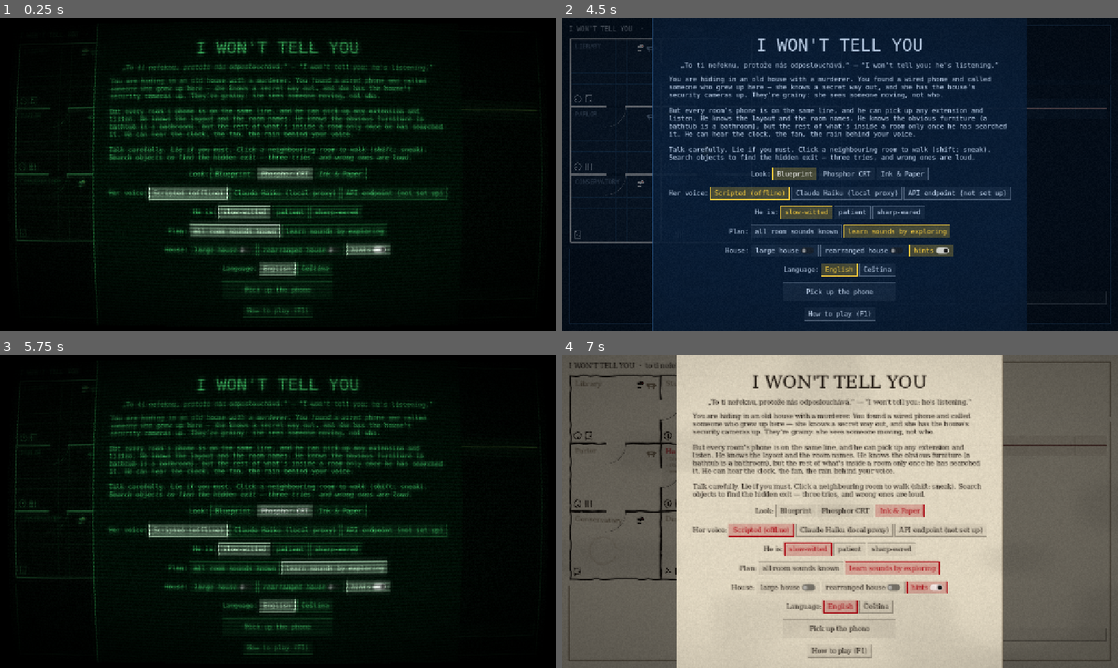
Above: before the commit, frames 1-4 (two rows, left to right).
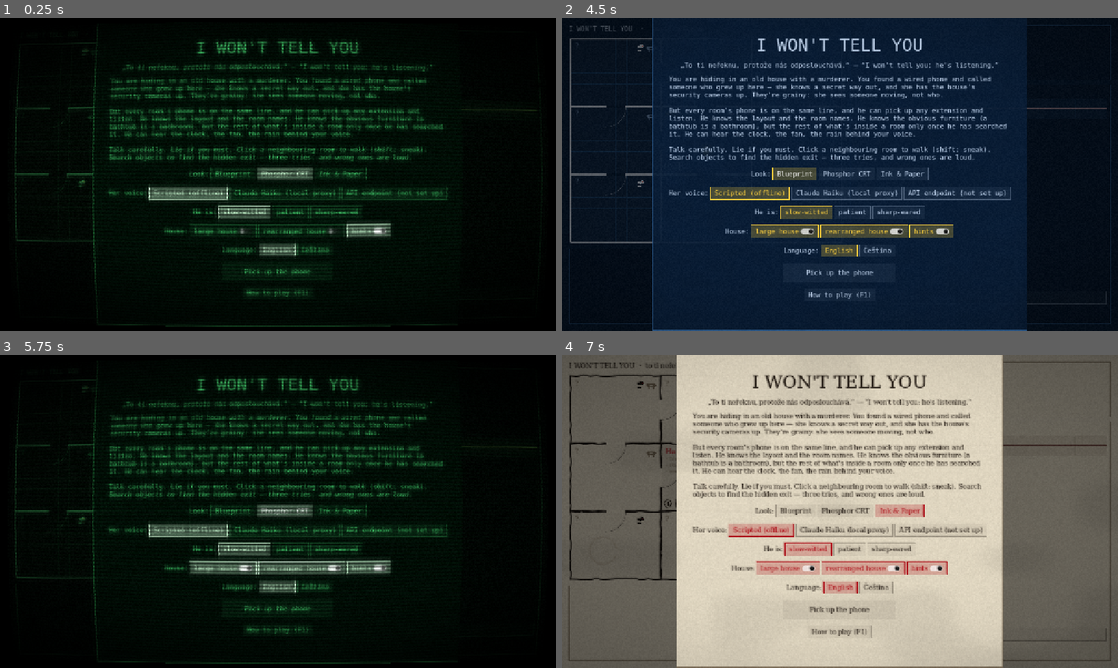
Above: after the commit, the same moments.

Repository: Vikvam/oiside-jam-2610
Game: Godot game, scene res://main.tscn
The game is run twice, just before and just after one commit, with the same random seed, the same clock (stepped at 60 frames per second) and the same inputs.
Inputs (mouse positions are in pixels of both pictures, inside the frame that each line leads up to):
- Up to frame 1 (0.25 s): no input
- Up to frame 2 (4.5 s): click (979, 296) at 0.52 s; type "12" at 0.6 s; click (795, 230) at 1.25 s, where only the run before the commit has a clickable "all room sounds known"; click (895, 230) at 2 s, where only the run before the commit has a clickable "learn sounds by exploring"; click "Tap [Ctrl+T]" at 2.75 s; click (923, 312) at 3.5 s; click "Blueprint" at 4.25 s
- Up to frame 3 (5.75 s): click "Phosphor CRT" at 5 s
- Up to frame 4 (7 s): click "Ink & Paper" at 5.75 s; click "Tap [Ctrl+T]" at 6.5 s

The runs differ from the first frame. In frame 1, 3.1% of the frame differs, in the area x 3-79%, y 25-99%; in frame 2, 3.0%; in frame 3, 2.9%; in frame 4, 3.2%, in the area x 2-80%, y 8-100%.

Commit message:
Fog of war, her guess said out loud, backing out of his room
- Unvisited rooms show only walls, doors, phone and camera ('?')
- She tells you where she thinks you are via a nickname or an
  unremarkable object; dashed guess box off by default
- Gentle/normal: walking into him = you back out and he chases you
- Off-camera warning, no 'west then west', Czech grammar fixes

Co-Authored-By: Claude Opus 5.5 <noreply@anthropic.com>

Diff:
--- a/scripts/audio/sfx.gd
+++ b/scripts/audio/sfx.gd
@@ -249,7 +249,7 @@
 		"presence":
 			one_shot_panned("breath", "Walls", -6.0, pan_for(d.dir))
 			danger = maxf(danger, 0.75)
-		"murderer_in_room", "murderer_searching":
+		"murderer_in_room", "murderer_searching", "backed_out":
 			one_shot("breath", "Room", -4.0, 0.85)
 			steps(2 if t == "murderer_in_room" else 4, true, "Room", -2.0, 0.6)
 			danger = 1.0
--- a/scripts/core/game.gd
+++ b/scripts/core/game.gd
@@ -624,18 +624,20 @@
 			moving_to = ""
 			facing = house.door_to(from, player_room)
 			trail.append(player_room)
-			_cam(player_room, "in", house.door_to(player_room, from), "p")
-			var first := not visited.has(player_room)
-			visited[player_room] = true
-			emit("player_arrive", {"room": player_room, "from": from, "first": first})
-			_presence_timer = 0.0
-			_check_presence(true)
-			murderer.on_player_step(player_room, sneaking)
 			if murderer.room == player_room:
-				_end(false, "walked_in")
-				return
-			if house.rooms[player_room].phone and not receiver_up:
-				pass  # player picks up manually
+				if difficulty == "hard":
+					_end(false, "walked_in")
+					return
+				visited[player_room] = true  # you did get a glimpse of it
+				_back_out(from)
+			else:
+				_cam(player_room, "in", house.door_to(player_room, from), "p")
+				var first := not visited.has(player_room)
+				visited[player_room] = true
+				emit("player_arrive", {"room": player_room, "from": from, "first": first})
+				_presence_timer = 0.0
+				_check_presence(true)
+				murderer.on_player_step(player_room, sneaking)
 	if busy != "":
 		busy_timer -= dt
 		if busy_timer <= 0.0:
@@ -679,6 +681,17 @@
 				_end(false, "caught")
 
 
+## Gentle/normal: you open the door, he's right there — you stumble back the
+## way you came, and now he knows exactly where you are. Run, or hide.
+func _back_out(from: String) -> void:
+	var dir := house.door_to(from, player_room)
+	player_room = from
+	trail.append(from)
+	facing = House.opposite(dir)
+	emit("backed_out", {"dir": dir})
+	murderer.saw_player(from)
+
+
 func _check_presence(arrived: bool) -> void:
 	## Standing still next door? You hear him behind that door.
 	_presence_timer = randf_range(5.0, 8.0)
--- a/scripts/core/loc.gd
+++ b/scripts/core/loc.gd
@@ -42,8 +42,8 @@
 	"start": ["Pick up the phone", "Zvednout telefon"],
 	"howto": ["How to play (F1)", "Jak hrát (F1)"],
 	"help_body": [
-		"[b]HE HEARS[/b] (when he's on an extension)\n· every word …(2079 unchanged characters)… Ctrl+H: hang up / pick up · F2: look · F4: her guess · F6: screen effects on/off",
-		"[b]ON SLYŠÍ[/b] (když je na lince)\n· každé slovo tvoje i …(1888 unchanged characters)… l+H: zavěsit / zvednout · F2: vzhled · F4: její odhad · F6: efekty obrazovky",
+		"[b]HE HEARS[/b] (when he's on an extension)\n· every word …(2079 unchanged characters)… Ctrl+H: hang up / pick up · F2: look · F6: screen effects on/off",
+		"[b]ON SLYŠÍ[/b] (když je na lince)\n· každé slovo tvoje i …(1888 unchanged characters)… l+H: zavěsit / zvednout · F2: vzhled · F6: efekty obrazovky",
 	],
 	"close": ["Close", "Zavřít"],
 	"stats": ["calls made: %d  ·  escapes: %d", "hovorů: %d  ·  útěků: %d"],
@@ -222,6 +222,8 @@
 	"m_talked_feat": ["They talked about: %s", "Mluvili o: %s"],
 	"m_found_exit": ["Found it. A hidden way out, %s. Nobody leaves.", "Mám to. Tajný východ, %s. Nikdo neodejde."],
 	"m_no_exit": ["Nothing hidden %s.", "Nic tajného %s."],
+	"m_saw": ["Saw them in the doorway. Got you", "Viděl jsem je ve dveřích. Mám tě"],
+	"backed_out": ["You open the door — HE IS RIGHT THERE. You stumble back through the %s door. He's coming. Run or hide!", "Otevřeš dveře — STOJÍ PŘÍMO TAM. Couvneš zpátky %s dveřmi. Jde po tobě. Utíkej, nebo se schovej!"],
 	"m_bored": ["Nobody's coming. Time to flush them out — the exit will keep.", "Nikdo nejde. Půjdu je vyplašit — východ počká."],
 	"m_fresh": ["A fresh lead. I'll leave the exit for a moment.", "Čerstvá stopa. Na chvíli nechám východ být."],
 	"m_going": ["Going for %s.", "Jdu %s."],
--- a/scripts/core/murderer.gd
+++ b/scripts/core/murderer.gd
@@ -436,6 +436,13 @@
 	_go(t, "phone")
 
 
+## He saw the player in a doorway: no doubt where they went.
+func saw_player(r: String) -> void:
+	_set_candidates([r], Loc.t("m_saw"), true, "seen")
+	_stop_listening()
+	_go(r, "hunt")
+
+
 ## Stand still for at least `t` seconds (searching the room the player is in).
 func hold(t: float) -> void:
 	state = S.THINK
--- a/scripts/main.gd
+++ b/scripts/main.gd
@@ -417,22 +417,9 @@
 			difficulty = df[0]
 			_refresh_title_buttons())
 		row3.add_child(b)
+	# (The "plan: all sounds / explore" toggle is gone: unexplored rooms are
+	# always unknown now.)
 	var row4 := HBoxContainer.new()
-	row4.alignment = BoxContainer.ALIGNMENT_CENTER
-	v.add_child(row4)
-	var lab4 := Label.new()
-	lab4.text = Loc.t("plan")
-	row4.add_child(lab4)
-	for pm in [[false, Loc.t("plan_full")], [true, Loc.t("plan_explore")]]:
-		var b := Button.new()
-		b.text = pm[1]
-		b.toggle_mode = true
-		b.name = "plan_" + ("explore" if pm[0] else "full")
-		b.pressed.connect(func():
-			explore_mode = pm[0]
-			_refresh_title_buttons())
-		row4.add_child(b)
-	row4 = HBoxContainer.new()
 	row4.alignment = BoxContainer.ALIGNMENT_CENTER
 	v.add_child(row4)
 	var lab4b := Label.new()
@@ -524,8 +511,6 @@
 		n.button_pressed = n.name == "backend_" + backend
 	for n in title_layer.find_children("diff_*", "Button", true, false):
 		n.button_pressed = n.name == "diff_" + difficulty
-	for n in title_layer.find_children("plan_*", "Button", true, false):
-		n.button_pressed = n.name == ("plan_explore" if explore_mode else "plan_full")
 
 
 func _build_over() -> void:
--- a/scripts/rescuer/mock_rescuer.gd
+++ b/scripts/rescuer/mock_rescuer.gd
@@ -30,6 +30,8 @@
 var played_along := false
 var confirm_room := ""    # asked "was that you on the camera?" about this room
 var warned := ""          # "him|guess" she last warned about
+var told_guess := ""      # the room she last told the player she thinks they're in
+var _blind_n := 0
 var last_draft_urgent := false
 var _toggles: Array = []  # [[t, on]] the player's pickups / hang-ups
 var _pending := -1.0
@@ -40,11 +42,14 @@
 	"en": {
 		"cautious": ["Shh. Someone else is on the line. I'll whisper.", "A click. He's listening. Carefully now."],
 		"wait_quiet": ["Not now. Tap twice when he's gone.", "He's still there. Two taps when it's clear."],
-		"ask_feat": ["Listen. Is there a %s in that room, even if it's quiet now? One tap yes, two no.", "I can't tell where you are. Is there a %s near you? Tap once for yes, twice for no."],
+		"ask_feat": ["Listen. Is there a %s in that room, even if it's quiet now? One tap yes, two no.", "I can't tell where you are. Is there a %s in your room? Tap once for yes, twice for no."],
 		"things": {"clock": "clock", "fan": "fan", "rain": "window", "radiator": "radiator"},
 		"lost": ["I can't see you on any camera. Tell me one thing you can see — a nickname, if you can. Not the room.", "Where are you? Something small. Something only we'd know."],
 		"step": ["Okay. Take %s. Then call me again.", "%s. Go. Call me from the next phone.", "Take %s. Quietly."],
 		"step2": ["Take %s, then %s. No phone in between, so remember it.", "%s — then %s. Don't stop in between."],
+		"step2_same": ["Take %s, and keep going the same way through the next room.", "%s — and straight on through the next room too."],
+		"you_are": ["You're by %s, right? ", "I think you're where %s is. "],
+		"blind": [" I can't see him anywhere. Listen at the door before you open it.", " He's off the cameras. Listen before every door."],
 		"nick_go": ["Go to %s. Call me from there.", "Make for %s. Quietly."],
 		"exit_nick": ["That's the room. Search %s. You know what I mean.", "You're there. It's %s. Go."],
 		"exit_obj": ["You're in the right room. Search the %s.", "This is it. The %s. Go."],
@@ -63,11 +68,14 @@
 	"cs": {
 		"cautious": ["Pst. Na lince je ještě někdo. Budu šeptat.", "Cvaklo to. Poslouchá. Teď opatrně."],
 		"wait_quiet": ["Teď ne. Ťukni dvakrát, až bude pryč.", "Pořád tam je. Dvě ťuknutí, až bude čisto."],
-		"ask_feat": ["Poslouchej. Je v té místnosti %s, i když je teď potichu? Jedno ťuknutí ano, dvě ne.", "Nevím, kde jsi. Je u tebe %s? Ťukni jednou pro ano, dvakrát pro ne."],
+		"ask_feat": ["Poslouchej. Máš v té místnosti %s? I kdyby teď bylo ticho. Jedno ťuknutí ano, dvě ne.", "Nevím, kde jsi. Máš u sebe v místnosti %s? Ťukni jednou pro ano, dvakrát pro ne."],
 		"things": {"clock": "hodiny", "fan": "větrák", "rain": "okno", "radiator": "radiátor"},
 		"lost": ["Na žádné kameře tě nevidím. Řekni mi jednu věc, kterou vidíš — přezdívku, jestli můžeš. Ne místnost.", "Kde jsi? Něco malého. Něco, co víme jen my dva."],
 		"step": ["Dobře. Jdi %s. Pak mi zase zavolej.", "Jdi %s. Zavolej mi z dalšího telefonu.", "Jdi %s. Potichu."],
 		"step2": ["Jdi %s a pak %s. Mezi tím není telefon, tak si to pamatuj.", "Jdi %s — a pak %s. Nezastavuj se."],
+		"step2_same": ["Jdi %s a v další místnosti pokračuj stejným směrem.", "Jdi %s — a další místností rovně dál."],
+		"you_are": ["Jsi tam, kde je %s, že jo? ", "Myslím, že jsi tam, kde je %s. "],
+		"blind": [" Nikde ho na kamerách nevidím. Než otevřeš dveře, poslouchej.", " Zmizel z kamer. Před každými dveřmi poslouchej."],
 		"nick_go": ["Jdi tam, kde je %s. Zavolej mi odtamtud.", "Zamiř tam, kde je %s. Potichu."],
 		"exit_nick": ["To je ta místnost. Prohledej: %s. Víš, co myslím.", "Jsi tam. Je to %s. Jdi."],
 		"exit_obj": ["Jsi ve správné místnosti. Prohledej: %s.", "Tady to je. %s. Jdi."],
@@ -280,8 +288,31 @@
 				return pre + _pick(tx.ask_feat) % tx.things[f]
 	if guess == "":
 		return pre + _pick(tx.lost)
-	# 3. Guide, one step at a time, around him.
+	# 3. Tell them where she thinks they are, in a way only they can check,
+	# then guide, one step at a time, around him.
+	if guess != told_guess and guess != game.exit_room:
+		told_guess = guess
+		var detail := _detail(guess)
+		if detail != "":
+			pre += _pick(tx.you_are) % detail
 	return pre + _guide()
+
+
+## Something in that room the player can check and he probably can't decode:
+## its nickname, or an unremarkable object. Only things she's sure of
+## (nothing that might have been carried off).
+func _detail(r: String) -> String:
+	var h: House = game.house
+	var plain := ""
+	for oid in h.home_room:
+		if h.home_room[oid] != r or h.is_movable(oid) or h.obj_alt(oid) != "":
+			continue
+		var o := h.object_def(oid)
+		if o.has("nick"):
+			return h.obj_nick(oid)
+		if plain == "" and not o.get("obvious", false) and not cautious:  # he might know it
+			plain = ("the " if Loc.lang == "en" else "") + h.obj_name(oid)
+	return plain
 
 
 func _him_fresh() -> bool:
@@ -329,19 +360,27 @@
 	var first := _door_phrase(guess, dir)
 	if p.size() >= 2 and not h.rooms[p[0]].phone and p[0] != game.exit_room:
 		# No phone in the next room: give two steps.
-		var second := _door_phrase(p[0], h.door_to(p[0], p[1]), dir)
+		var dir2 := h.door_to(p[0], p[1])
 		expect_next = p[1]
-		p_facing = h.door_to(p[0], p[1])
+		p_facing = dir2
+		if dir2 == dir:
+			return _cap(_pick(tx.step2_same) % first)
+		var second := _door_phrase(p[0], dir2, dir)
 		return _cap(_pick(tx.step2) % [first, second])
 	expect_next = p[0]
 	p_facing = dir
+	var blind := ""
+	if not _him_fresh():
+		_blind_n += 1
+		if _blind_n % 3 == 1:
+			blind = _pick(tx.blind)
 	if p.size() == 1 and not h.rooms[p[0]].phone:
 		# The exit room has no phone: tell them what to search before they go.
 		var od := h.object_def(game.exit_obj)
 		var what: String = h.obj_nick(game.exit_obj) if od.has("nick") else ("" if cautious else ("the " if Loc.lang == "en" else "") + h.obj_name(game.exit_obj))
 		if what != "":
 			return _cap(_pick(tx.step) % first) + " " + _cap(_pick(tx.then_search) % what)
-	return _cap(_pick(tx.step) % first)
+	return _cap(_pick(tx.step) % first) + blind
 
 
 ## "the west door" / "the door on your left", depending on who might hear.
--- a/scripts/ui/phone_panel.gd
+++ b/scripts/ui/phone_panel.gd
@@ -249,6 +249,8 @@
 			house_line("danger", Loc.t("in_room"))
 		"murderer_searching":
 			house_line("danger", Loc.t("searching", [Loc.dir(d.dir)]))
+		"backed_out":
+			house_line("danger", Loc.t("backed_out", [Loc.dir(d.dir)]))
 		"murderer_left":
 			house_line("narr", Loc.t("he_left", [Loc.dir(d.dir)]))
 		"slipped_out":
--- a/scripts/ui/plan_view.gd
+++ b/scripts/ui/plan_view.gd
@@ -12,7 +12,7 @@
 
 var game: Game
 var show_debug := false
-var show_guess := true
+var show_guess := false     # F4: her guess as a dashed box (debug aid)
 var explore_mode := false   # A/B: sound icons only for rooms you've been in
 var guess := ""
 var hover := ""
@@ -236,7 +236,12 @@
 		var name_col: Color = Style.c("text") if game.visited.has(id) else dim
 		if id == game.player_room:
 			name_col = Style.c("accent")
-		if Style.current == "ink":
+		# Fog of war: a room you haven't been in is only walls, doors, a phone
+		# and maybe a camera. Its name, sounds and contents are unknown.
+		var known := game.visited.has(id) or game.over
+		if not known:
+			draw_string(font, rc.position + Vector2(10, 22), "?", HORIZONTAL_ALIGNMENT_LEFT, -1, maxi(12, int(16 * U / 52.0)), dim)
+		elif Style.current == "ink":
 			# Hand-lettered: each label slightly crooked.
 			var ang := sin(float(id.hash() % 100)) * 0.05
 			draw_set_transform(rc.position + Vector2(10, 22), ang, Vector2.ONE)
@@ -244,10 +249,8 @@
 			draw_set_transform(Vector2.ZERO, 0.0, Vector2.ONE)
 		else:
 			draw_string(font, rc.position + Vector2(10, 22), h.room_name(id).to_upper(), HORIZONTAL_ALIGNMENT_LEFT, rc.size.x - (66 if h.has_camera(id) else 40), maxi(10, int(14 * U / 52.0)), name_col)
-		if not explore_mode or game.visited.has(id) or game.over:
+		if known:
 			_draw_icons(id, rc)
-		else:
-			draw_string(font, Vector2(rc.position.x + 14, rc.end.y - 12), "?", HORIZONTAL_ALIGNMENT_LEFT, -1, 16, dim)
 		if game.visited.has(id):
 			var y := rc.position.y + 22.0 + maxf(12.0, U * 0.33)
 			var fs := 11 if U >= 45.0 else 10
--- a/scripts/ui/room_panel.gd
+++ b/scripts/ui/room_panel.gd
@@ -52,7 +52,7 @@
 
 func _on_event(t: String, d: Dictionary) -> void:
 	match t:
-		"player_arrive", "feature_toggled", "exit_try", "weather", "heating", "game_over", "player_move_start", "hidden":
+		"player_arrive", "feature_toggled", "exit_try", "weather", "heating", "game_over", "player_move_start", "hidden", "backed_out":
 			rebuild()
 		"busy":
 			_busy_total = maxf(d.dur, 0.01)
@@ -156,7 +156,8 @@
 	for dir in House.DIRS:
 		var to := h.step(game.player_room, dir)
 		if to != "":
-			_btn(doors_box, "%s · %s → %s" % [Loc.t("rel_" + House.relative(game.facing, dir)), Loc.t(dir.capitalize()), h.room_name(to)], func():
+			var dest := h.room_name(to) if game.visited.has(to) else "?"
+			_btn(doors_box, "%s · %s → %s" % [Loc.t("rel_" + House.relative(game.facing, dir)), Loc.t(dir.capitalize()), dest], func():
 				move_requested.emit(to, sneak), ok)
 	var hb := _btn(doors_box, Loc.t("hidden_btn") if game.hidden else Loc.t("hide"), func(): game.toggle_hide(), ok)
 	hb.tooltip_text = Loc.t("hide_tip")
--- a/tests/sim.gd
+++ b/tests/sim.gd
@@ -109,6 +109,17 @@
 				hiding = maxf(hiding, 3.0)
 			"murderer_left", "slipped_out":
 				he_is_here = false
+			"backed_out":
+				# He saw us. Out another door, or hide.
+				steps = []
+				danger_room = g.house.step(g.player_room, d.dir)
+				danger_t = 12.0
+				var opts: Array = g.house.neighbors(g.player_room).filter(func(n): return n != danger_room)
+				if not opts.is_empty() and policy != "follow":
+					g.move_to(opts[randi() % opts.size()], false)
+				else:
+					g.hide()
+					hiding = 10.0
 			"presence":
 				danger_room = g.house.step(g.player_room, d.dir)
 				danger_t = 10.0
Not shown, changed: DECISIONS.md
